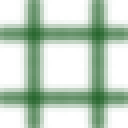
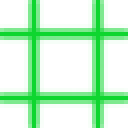
Layers edited between the first and the second 128x128 image:
added layer "Layer 2" above "Layer 1" over [0, 0, 128, 128]
hid "Layer 1" over [0, 0, 128, 128]
